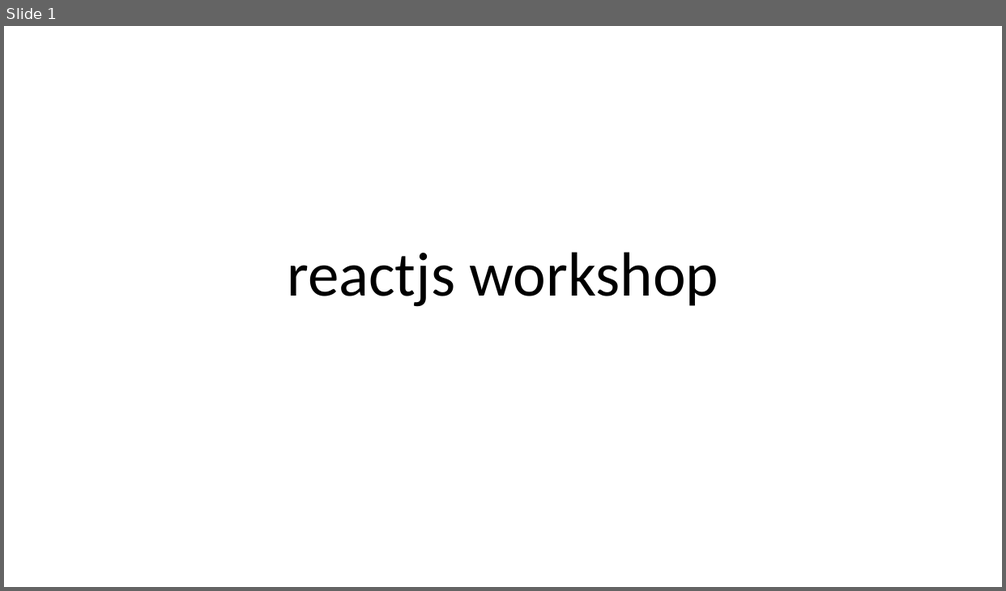
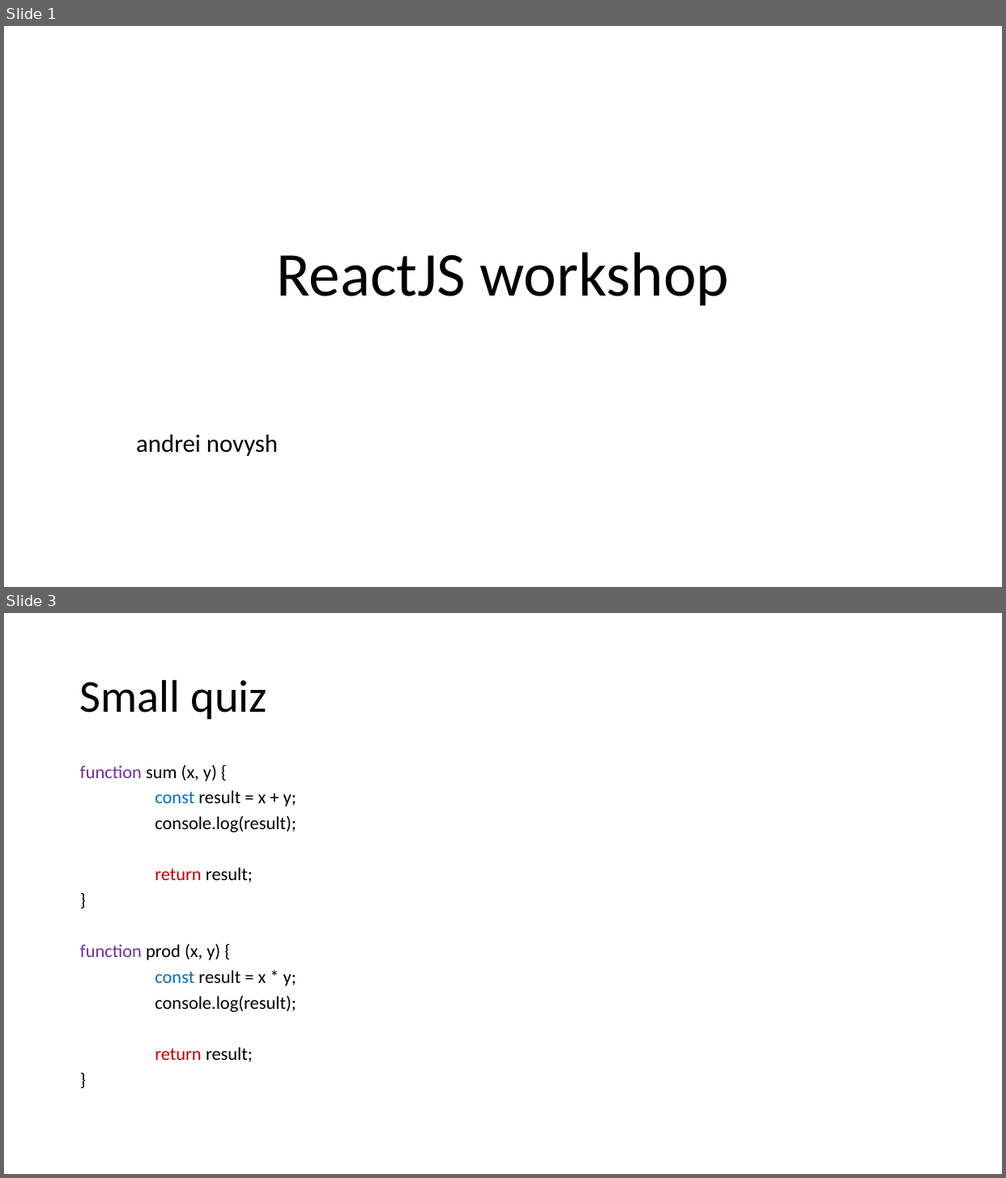
Before and after one commit to whiteb3ar/itechconfessional, a slide deck: reactjs workshop.pptx. Shown one above the other, each under a label of ours: slide 1 before the commit, slides 1 and 3 after it; the slides between them are not shown. The pictures are 1006x591 and 1006x1178 pixels, drawn with LibreOffice and Linux fonts; fonts in the diff are those of the drawing. Boxes give left, top, right and bottom in pixels: in the first picture for what was removed or moved away, otherwise in the second. Text is boxed around its words. In the diff, an @@ line names an element or a change of style, - is before the commit and + after.

```diff
--- a/reactjs workshop.pptx
+++ b/reactjs workshop.pptx
@@ slide 3 added at box(4, 613, 1002, 1174), background #FFFFFF @@
@@ title added at box(80, 679, 268, 719), 44 pt, text #000000 @@
+Small quiz
@@ text added at box(80, 765, 296, 1063), 17.5 pt, text #000000 @@
+function sum (x, y) {
+const result = x + y;
+console.log(result);
+return result;
+}
+function prod (x, y) {
+const result = x * y;
+console.log(result);
+return result;
+}
@@ slide 1 changed as well @@
@@ title at box(276, 252, 730, 306): text changed @@
-reactjs workshop
+ReactJS workshop
@@ subtitle added at box(136, 434, 278, 456), 24 pt, text #000000 @@
+andrei novysh
```
Also in this commit, not shown: 2 other slides changed, 3 other slides added, 2 slides removed, 29 other files.
